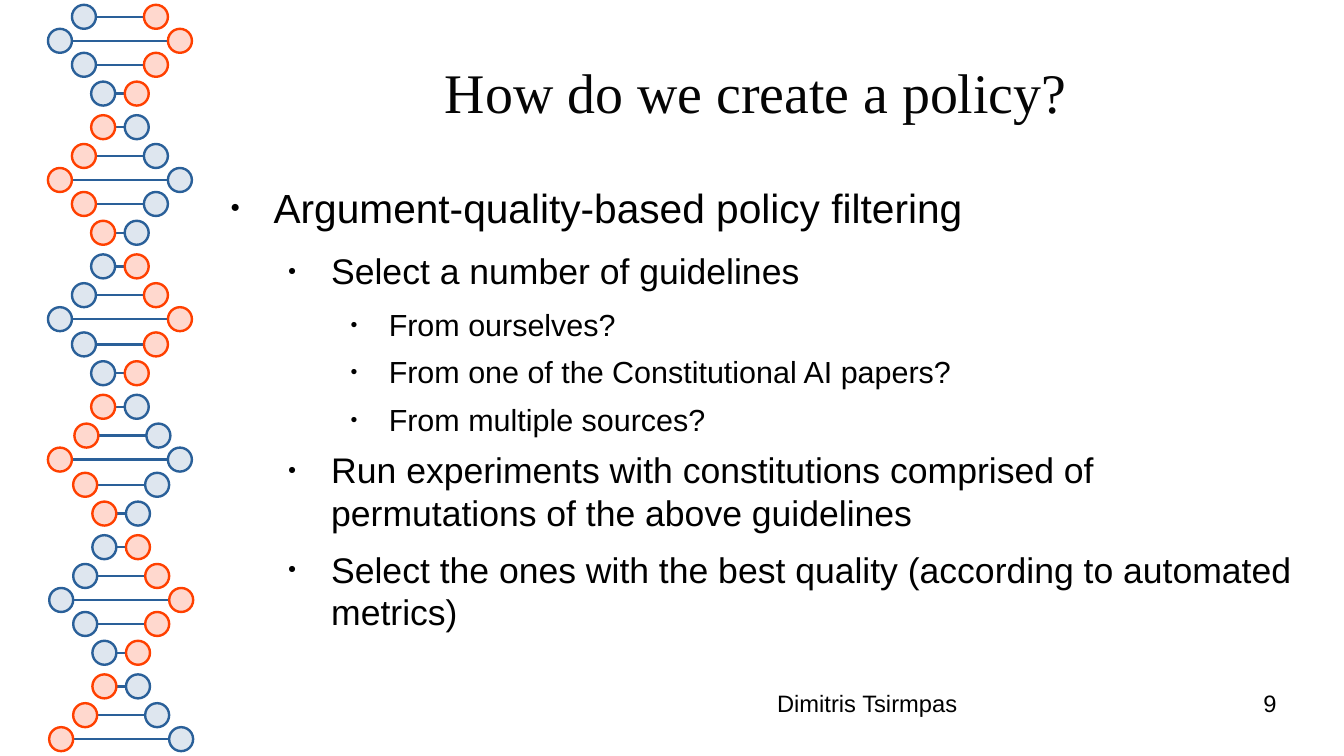
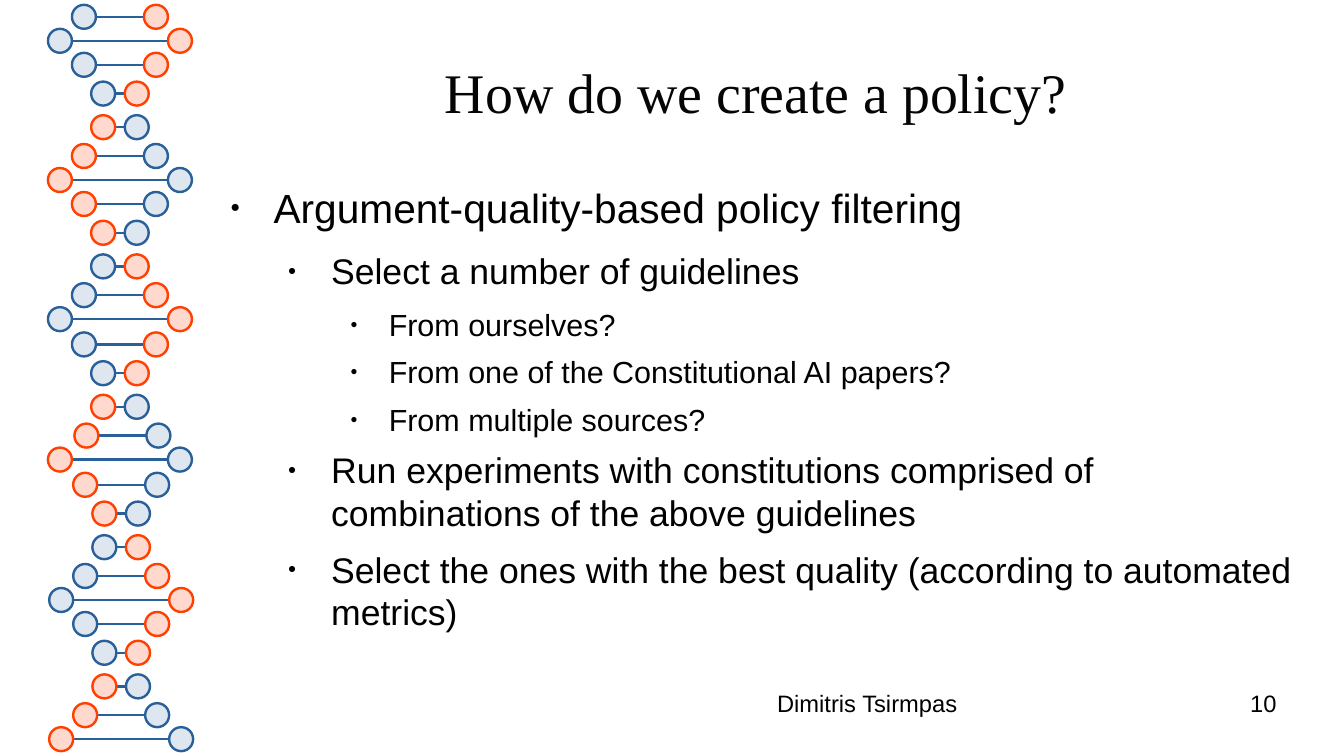
Before and after one commit to dimits-ts/llm_moderation_research, a slide deck: slide 10 of presentations/llm_policy_feasibility.odp (slide 9 before the commit). Drawn at 1344x756 pixels with LibreOffice and Linux fonts; fonts in the diff are those of the drawing. Boxes give left, top, right and bottom in pixels: in the first picture for what was removed or moved away, otherwise in the second. Text is boxed around its words. In the diff, an @@ line names an element or a change of style, - is before the commit and + after.

```diff
--- a/presentations/llm_policy_feasibility.odp
+++ b/presentations/llm_policy_feasibility.odp
@@ text at (331, 457, 1094, 533): text changed @@
-  ● Run experiments with constitutions comprised of permutations of the above guidelines
+  ● Run experiments with constitutions comprised of combinations of the above guidelines
@@ page number at (1250, 695, 1276, 713): text changed @@
-9
+10
```
Also in this commit, not shown: 10 other slides changed, 4 slides added, 1 slide removed.
